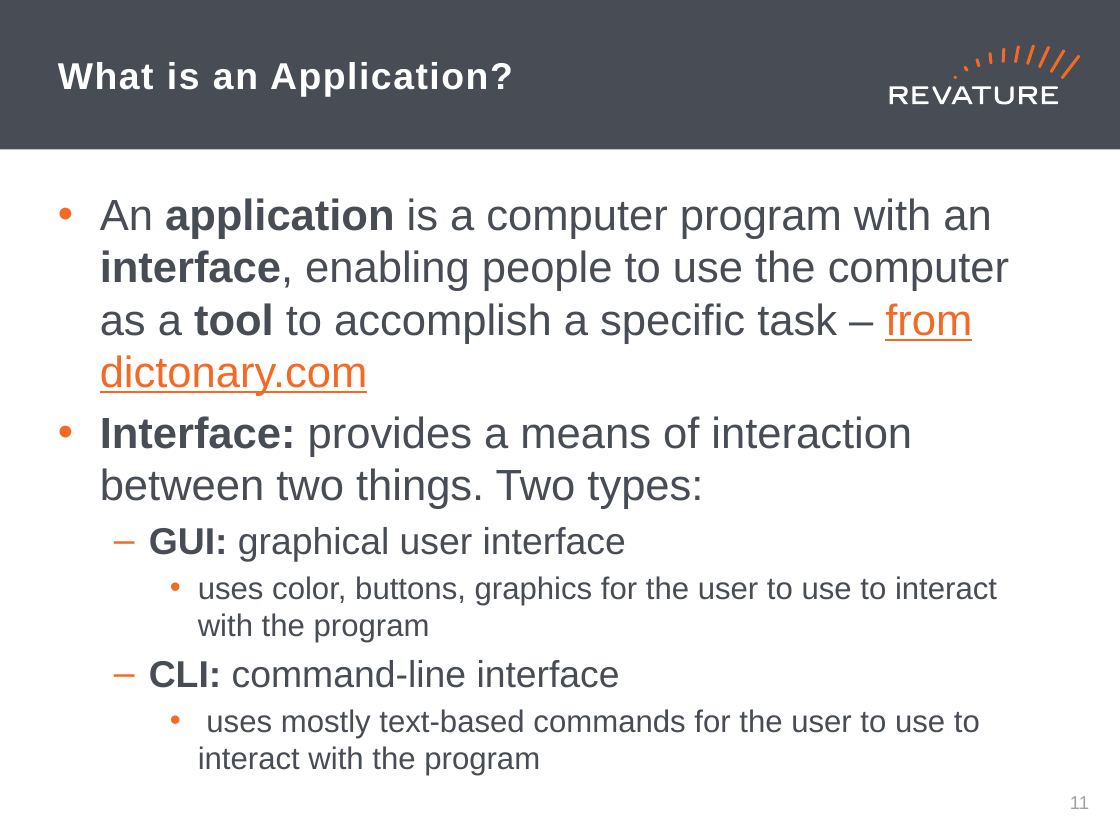
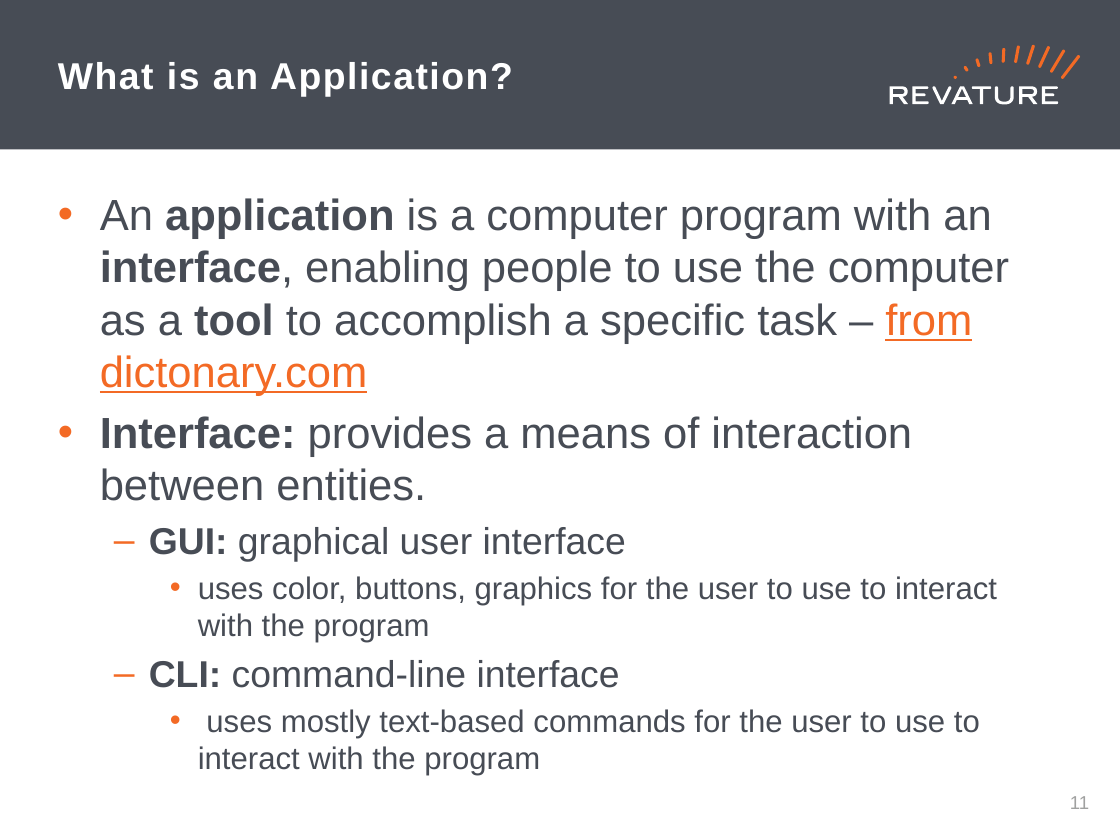
Before and after one commit to jhigherevature/spark-examples, a slide deck: slide 12 of revised-ppts/Day 2 PPT.pptx. Drawn at 1120x840 pixels with LibreOffice and Linux fonts; fonts in the diff are those of the drawing. Boxes give left, top, right and bottom in pixels: in the first picture for what was removed or moved away, otherwise in the second. Text is boxed around its words. In the diff, an @@ line names an element or a change of style, - is before the commit and + after.

```diff
--- a/revised-ppts/Day 2 PPT.pptx
+++ b/revised-ppts/Day 2 PPT.pptx
@@ text at [100, 416, 912, 501]: text changed @@
-• Interface: provides a means of interaction between two things. Two types:
+• Interface: provides a means of interaction between entities.
```
Also in this commit, not shown: 1 other slide changed, 39 other files.
